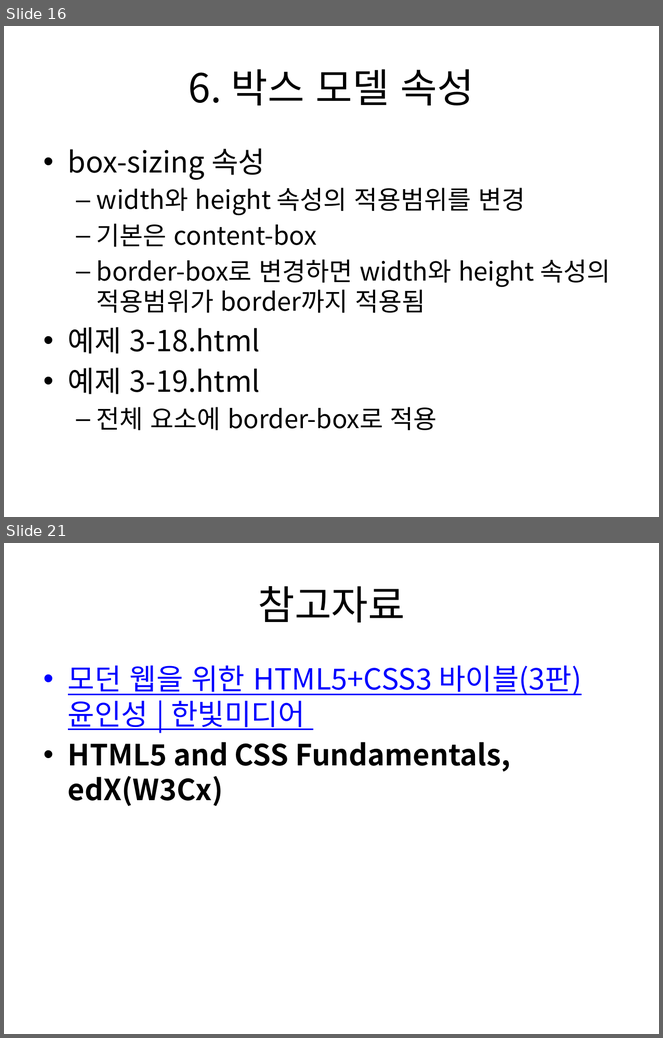
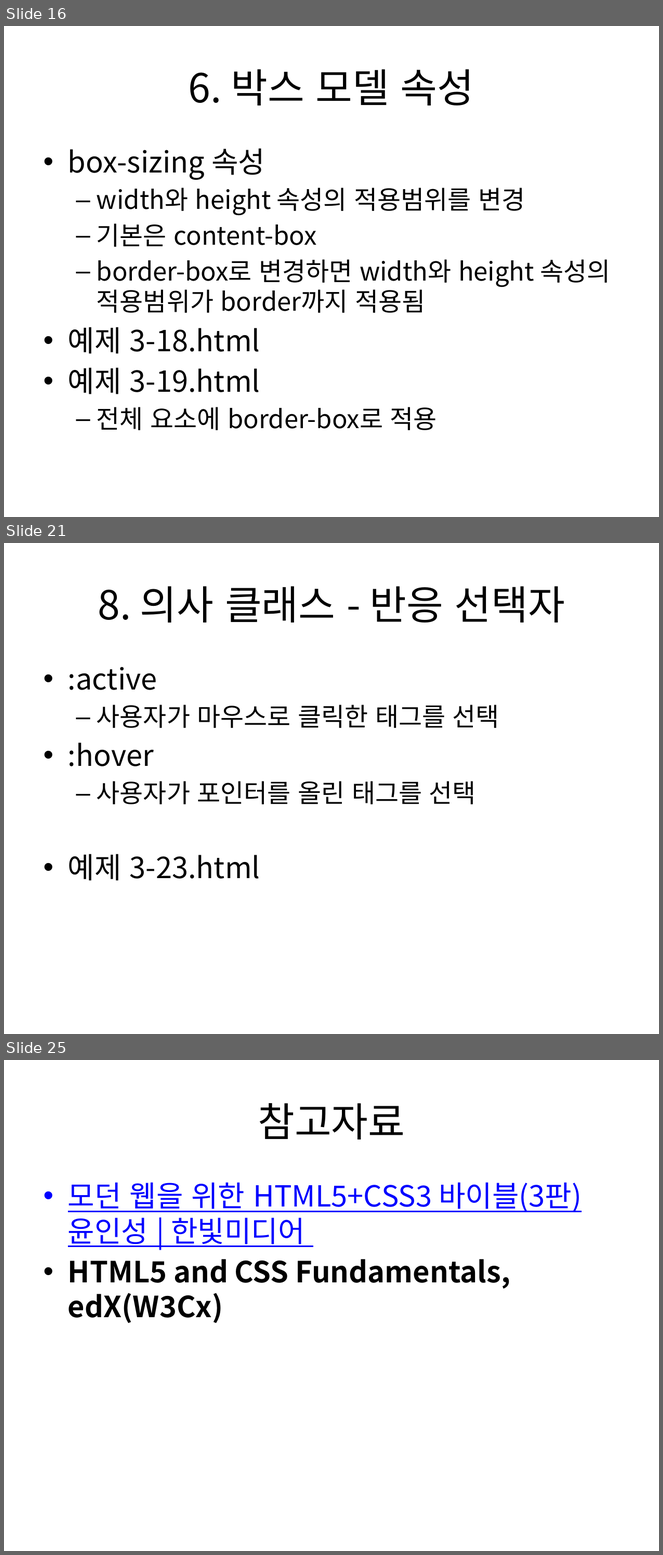
Before and after one commit to kdkcom1234/git2021, a slide deck: 1-html-css/03. CSS3 선택자 및 스타일 속성.pptx. Shown one above the other, each under a label of ours: slides 16 and 21 before the commit, slides 16, 21 and 25 after it; the slides between them are not shown. The pictures are 663x1038 and 663x1555 pixels, drawn with LibreOffice and Linux fonts; fonts in the diff are those of the drawing. Boxes give left, top, right and bottom in pixels: in the first picture for what was removed or moved away, otherwise in the second. Text is boxed around its words. In the diff, an @@ line names an element or a change of style, - is before the commit and + after.

```diff
--- a/1-html-css/03. CSS3 선택자 및 스타일 속성.pptx
+++ b/1-html-css/03. CSS3 선택자 및 스타일 속성.pptx
@@ slide 21 added at box(4, 543, 659, 1034), background #FFFFFF @@
@@ title added at box(98, 586, 565, 623), 44 pt, text #000000 @@
+8. 의사 클래스 - 반응 선택자
@@ text added at box(68, 667, 500, 881), 28 pt, text #000000 @@
+• :active
+  – 사용자가 마우스로 클릭한 태그를 선택
+• :hover
+  – 사용자가 포인터를 올린 태그를 선택
+• 예제 3-23.html
@@ what was slide 21 is now slide 25 @@
```
Also in this commit, not shown: 5 slides changed, 3 other slides added, 9 other files.
